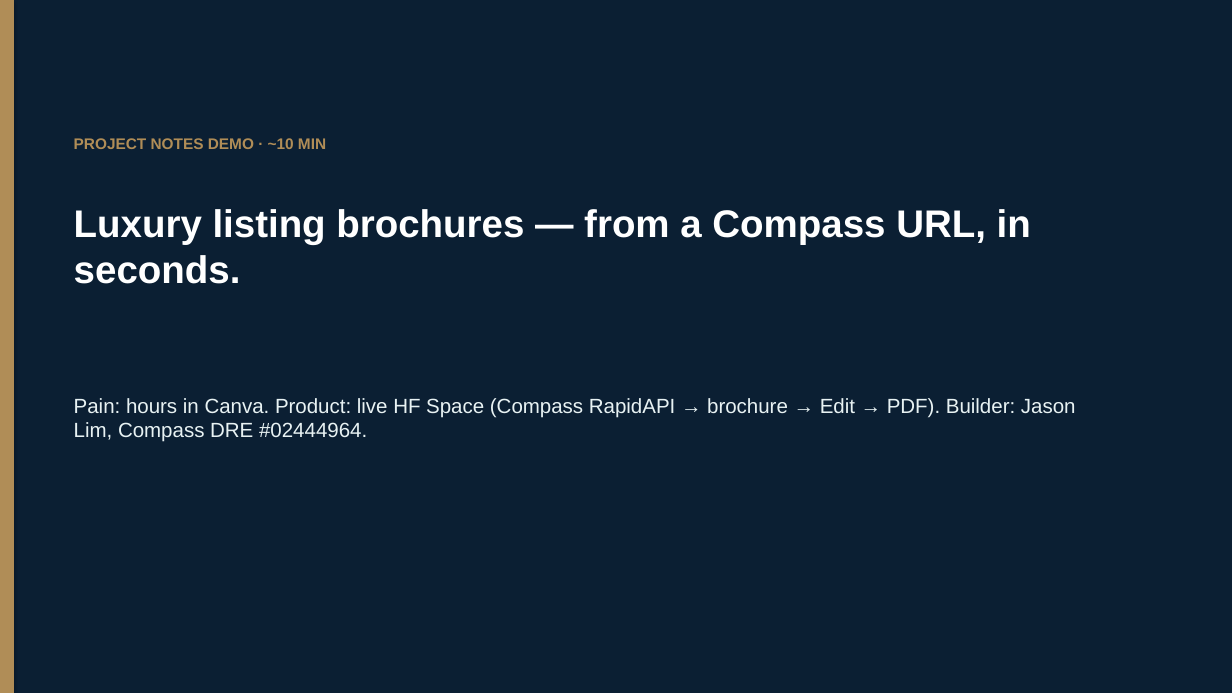
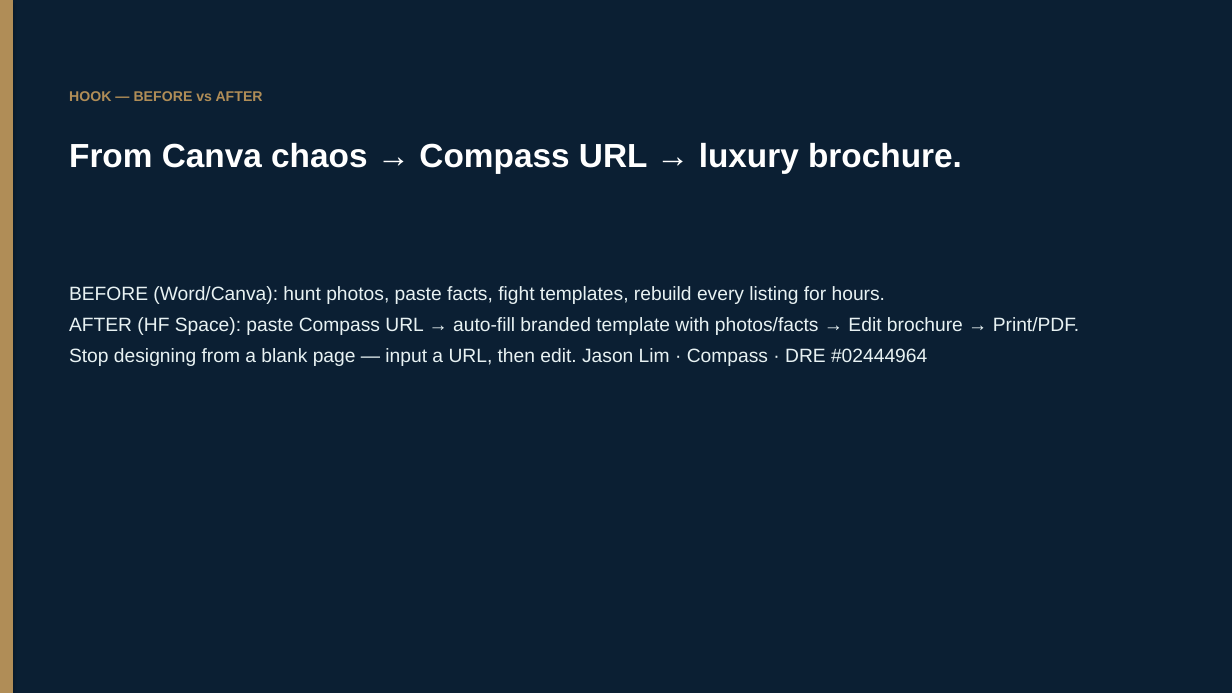
Before and after one commit to jhhlim/LLMFundamentals, a slide deck: slide 1 of Jason_Lim_Project_Notes_Demo_10min_VC_Pitch.pptx. Drawn at 1232x693 pixels with LibreOffice and Linux fonts; fonts in the diff are those of the drawing. Boxes give left, top, right and bottom in pixels: in the first picture for what was removed or moved away, otherwise in the second. Text is boxed around its words. In the diff, an @@ line names an element or a change of style, - is before the commit and + after.

```diff
--- a/Jason_Lim_Project_Notes_Demo_10min_VC_Pitch.pptx
+++ b/Jason_Lim_Project_Notes_Demo_10min_VC_Pitch.pptx
@@ text at (x1=69, y1=91, x2=263, y2=101): text changed; size 12 to 11 pt @@
-PROJECT NOTES DEMO · ~10 MIN
+HOOK — BEFORE vs AFTER
@@ text at (x1=69, y1=142, x2=962, y2=173): text changed; size 30 to 26 pt @@
-Luxury listing brochures — from a Compass URL, in seconds.
+From Canva chaos → Compass URL → luxury brochure.
@@ text at (x1=69, y1=286, x2=1079, y2=366): text changed; size 16 to 15 pt @@
-Pain: hours in Canva. Product: live HF Space (Compass RapidAPI → brochure → Edit → PDF). Builder: Jason Lim, Compass DRE #02444964.
+BEFORE (Word/Canva): hunt photos, paste facts, fight templates, rebuild every listing for hours.
+AFTER (HF Space): paste Compass URL → auto-fill branded template with photos/facts → Edit brochure → Print/PDF.
+Stop designing from a blank page — input a URL, then edit. Jason Lim · Compass · DRE #02444964
```
Also in this commit, not shown: 3 other slides changed, 3 other files.
